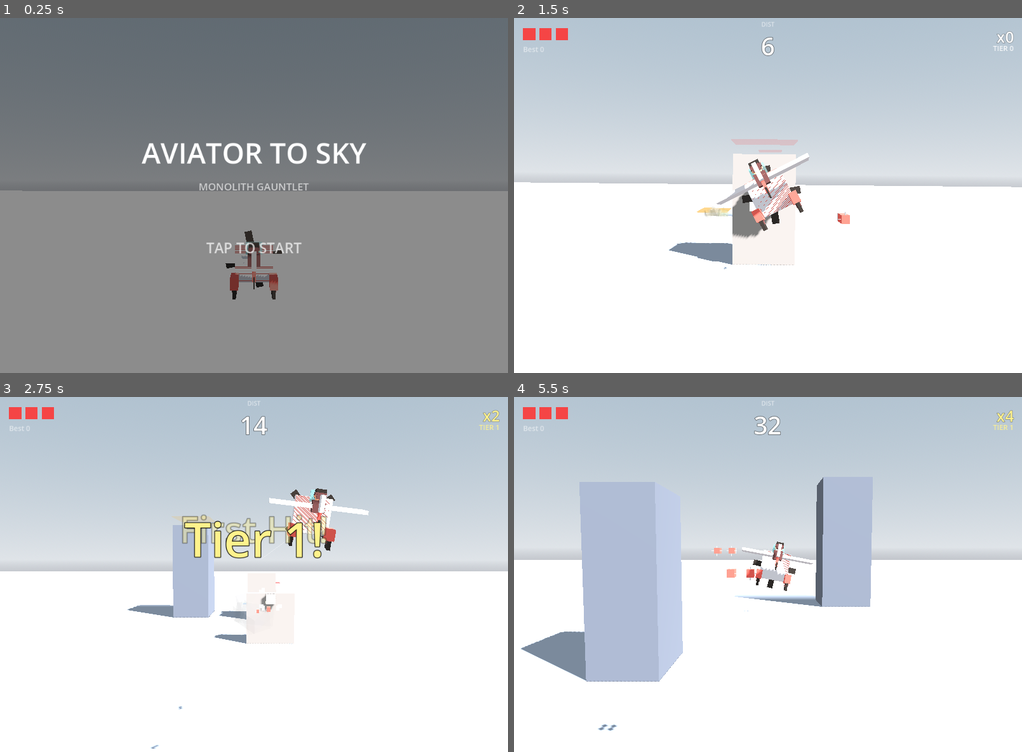
Above: before the commit, frames 1-4 (two rows, left to right).
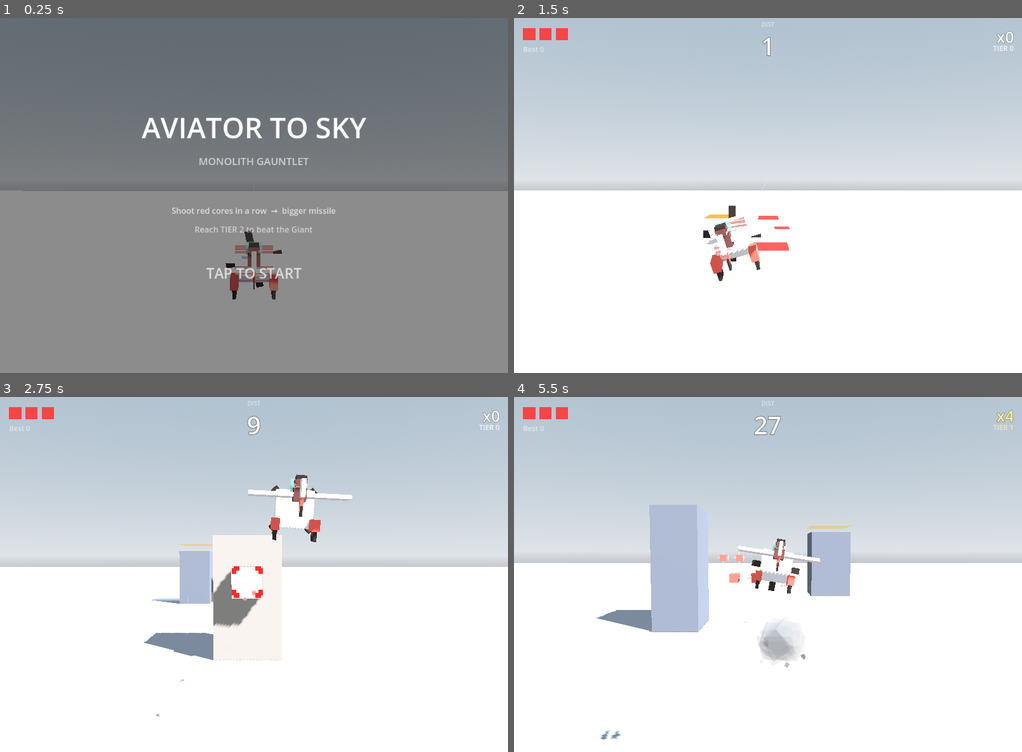
Above: after the commit, the same moments.

Repository: weathermanho/supercent
Game: Godot game, scene res://scenes/Main.tscn
Two runs of this game, one before a commit and one after it. Both use one fixed random seed, a clock stepped at 60 frames per second and the inputs below.
Inputs (mouse positions are in pixels of both pictures, inside the frame that each line leads up to):
- Up to frame 1 (0.25 s): no input
- Up to frame 2 (1.5 s): tap Enter at 0.5, 1.25 s; move the mouse to (879, 177) at 0.52 s; hold Right mouse button (fire_missle) 0.53-1.25 s; click (879, 177) at 0.67 s; drag from (666, 213) to (742, 266) at 1.27 s
- Up to frame 3 (2.75 s): move the mouse to (304, 496) at 2.02 s; hold Right mouse button (fire_missle) from 2.03 s (still down); click (304, 496) at 2.17 s
- Up to frame 4 (5.5 s): release Right mouse button (fire_missle) at 2.75 s; drag from (742, 645) to (615, 521) at 2.77 s; move the mouse to (920, 627) at 3.52 s; hold Right mouse button (fire_missle) 3.53-4.25 s; click (920, 627) at 3.67 s; drag from (615, 521) to (691, 485) at 4.27 s; move the mouse to (793, 574) at 5.02 s; hold Right mouse button (fire_missle) from 5.03 s (still down); click (793, 574) at 5.17 s

The runs differ from the first frame. In frame 1, 3.2% of the frame differs, in the area x 27-73%, y 28-74%; in frame 2, 5.3%; in frame 3, 8.2%; in frame 4, 15%, in the area x 0-100%, y 5-97%.

Commit message:
feat: 콤보 온보딩 + LOS 락온 차단 + 도달 범위 강제 + 단계별 페이싱
콤보 온보딩 (UX 빈틈 메우기):
- _show_moment에 subtitle 파라미터 추가.
- "First Hit!"에 "+1 COMBO" 부제 → 첫 명중 시 콤보 개념 무성 교수.
- 타이틀 화면 미니 가이드 2줄: "Shoot red cores in a row → bigger missile"
  / "Reach TIER 2 to beat the Giant".

LOS 락온 차단:
- _pick_candidate에서 안 부서지는 기둥이 비행기-코어 segment를 가로막으면
  후보 스킵 → 자동으로 다음 후보로 락. 보이는데 못 쏘는 좌절 제거.
- AABB slab test로 정밀 판정.

도달 범위 강제:
- 부서지는 콜로서스는 정면 레인(±120) — 측면 ±340 락아웃 해결.
- 안 부서지는 콜로서스만 측면 (장식).
- 군집 레인 ±220 → ±200, 스파이크 z 범위도 ±190으로 트림.
- 비행기 z 클램프(±200) 안으로 모든 부서지는 표적 강제.

단계별 페이싱 (GameConfig.stage_*):
- Stage 1 워밍업: 스폰 간격 30, 속도 0.85x
- Stage 2 분별:   22, 1.0x
- Stage 3 반사:   18, 1.1x
- Stage 4 하늘:   16, 1.2x
- Stage 5 혼돈:   14, 1.4x
- _tick_playing이 _current_stage로 인덱싱해 ennemies_speed +
  spawn_interval 자동 적용.

Co-Authored-By: Claude Opus 4.7 <noreply@anthropic.com>

Diff:
--- a/godot_project/scripts/GameConfig.gd
+++ b/godot_project/scripts/GameConfig.gd
@@ -71,9 +71,15 @@
 
 var ennemy_distance_tolerance: float = 10.0
 var ennemy_value: int = 10
+var base_ennemies_speed: float = 0.6                          # multiplied by stage
 var ennemies_speed: float = 0.6
 var ennemy_last_spawn: int = 0
-var distance_for_ennemies_spawn: int = 22   # forest with breathing room (was 16)
+var distance_for_ennemies_spawn: int = 22   # legacy; replaced by stage tables
+
+## Per-stage pacing — stage 1 (warmup) is slow + sparse; stage 5 (chaos) is fast
+## + dense. Driven by Main._tick_playing using _current_stage as the index.
+var stage_spawn_intervals: Array[int] = [30, 22, 18, 16, 14]
+var stage_speed_mults: Array[float] = [0.85, 1.0, 1.1, 1.2, 1.4]
 
 var status: int = STATUS_PLAYING
 
--- a/godot_project/scripts/Main.gd
+++ b/godot_project/scripts/Main.gd
@@ -183,6 +183,11 @@
 func _tick_playing(dt_ms: float) -> void:
 	var delta_s: float = dt_ms / 1000.0
 
+	# Drive stage-based pacing: stage 1 sparse+slow → stage 5 dense+fast.
+	var stage_idx: int = clampi(_current_stage - 1, 0, GameConfig.stage_spawn_intervals.size() - 1)
+	var spawn_interval: int = GameConfig.stage_spawn_intervals[stage_idx]
+	GameConfig.ennemies_speed = GameConfig.base_ennemies_speed * GameConfig.stage_speed_mults[stage_idx]
+
 	var d_int := floori(GameConfig.distance)
 
 	if d_int % GameConfig.distance_for_speed_update == 0 and d_int > GameConfig.speed_last_update:
@@ -190,7 +195,7 @@
 		GameConfig.target_base_speed += GameConfig.increment_speed_by_time * dt_ms
 
 	# Pillar-wave / giant spawn tick (was enemy spawn).
-	if d_int % GameConfig.distance_for_ennemies_spawn == 0 and d_int > GameConfig.ennemy_last_spawn:
+	if d_int % spawn_interval == 0 and d_int > GameConfig.ennemy_last_spawn:
 		GameConfig.ennemy_last_spawn = d_int
 		if director.consume_giant_due():
 			_construct_giant()
@@ -374,10 +379,11 @@
 
 
 ## A row of NORMAL pillars across z, deliberately leaving one open lane so the
-## formation is always passable. When `allow_ceiling`, each member rolls 35%
-## ceiling for vertical-dodge variety; when false, always ground.
+## formation is always passable. Lanes are trimmed to ±200 so they stay inside
+## the plane's reachable z (cores are never unreachable). When `allow_ceiling`,
+## each member rolls 35% ceiling for vertical-dodge variety.
 func _spawn_normal_cluster(count: int, allow_ceiling: bool = true) -> void:
-	var lanes: Array[float] = [-220.0, -130.0, -45.0, 45.0, 130.0, 220.0]
+	var lanes: Array[float] = [-200.0, -120.0, -45.0, 45.0, 120.0, 200.0]
 	lanes.shuffle()
 	var open_lane: int = int(randf() * lanes.size())
 	for i in mini(count, lanes.size()):
@@ -390,21 +396,26 @@
 
 func _spawn_spike_line(count: int, allow_ceiling: bool = true) -> void:
 	for i in count:
-		var z: float = -200.0 + randf() * 400.0
+		var z: float = -190.0 + randf() * 380.0    # ±190 → inside plane reach
 		var from_ceiling: bool = allow_ceiling and randf() < 0.35   # stalactite vs spike
 		_spawn_pillar(PillarScript.Kind.SPIKE, randf() < 0.7, SPAWN_X + i * 220.0, z, from_ceiling)
 
 
-## Colossi loom in a SIDE lane (never the centre) so they overwhelm the frame
-## without burying the chase camera in a dead-centre wall. `side`: -1/+1 forces
-## a side, 0 picks randomly. When `allow_ceiling`, ~30% hang from the ceiling
-## (image.png motif); when false, always ground (stages 1–3).
+## Colossi: an UNBREAKABLE one looms from a SIDE lane (frames the corridor,
+## doesn't bury the camera). A BREAKABLE one stands roughly center so its core
+## is inside the plane's reachable z range — otherwise the player would see a
+## target they can't physically line up on. When `allow_ceiling`, ~30% of side
+## colossi hang from the ceiling (image.png motif).
 func _spawn_colossus(breakable: bool, x: float, side: float, allow_ceiling: bool = true) -> void:
-	var s: float = side
-	if absf(s) < 0.5:
-		s = -1.0 if randf() < 0.5 else 1.0
-	var z: float = s * (340.0 + randf() * 130.0)
-	var from_ceiling: bool = allow_ceiling and randf() < 0.3
+	var z: float
+	if breakable:
+		z = -120.0 + randf() * 240.0   # inside plane reach (±~120)
+	else:
+		var s: float = side
+		if absf(s) < 0.5:
+			s = -1.0 if randf() < 0.5 else 1.0
+		z = s * (340.0 + randf() * 130.0)
+	var from_ceiling: bool = allow_ceiling and (not breakable) and randf() < 0.3
 	_spawn_pillar(PillarScript.Kind.COLOSSUS, breakable, x, z, from_ceiling)
 
 
@@ -562,9 +573,10 @@
 
 ## "Plane = crosshair" model: the candidate is whatever hittable thing is
 ## closest to the plane's current (y, z), with a mild forward-distance penalty
-## so closer pillars still win when proximity is similar. Move the plane
-## laterally inside a cluster → the candidate naturally shifts to the one
-## you're flying next to. A vulnerable giant takes priority over pillars.
+## so closer pillars still win when proximity is similar. Cores BLOCKED by an
+## unbreakable pillar in the line of fire are skipped, so the player never
+## locks onto something a fired missile can't physically reach. A vulnerable
+## giant takes priority over pillars.
 func _pick_candidate() -> Node3D:
 	for g in _targets:
 		if g.is_giant and g.position.x <= GIANT_VULNERABLE_X and g.position.x > airplane.position.x:
@@ -577,6 +589,8 @@
 		if pl.global_position.x <= airplane.position.x:
 			continue
 		var p: Vector3 = pl.core_world_pos()
+		if _is_los_blocked(p):
+			continue
 		var dy: float = p.y - airplane.position.y
 		var dz: float = p.z - airplane.position.z
 		var score: float = sqrt(dy * dy + dz * dz) \
@@ -585,6 +599,53 @@
 			best_score = score
 			best = pl
 	return best
+
+
+## True if any UNBREAKABLE solid pillar sits between the plane and `target` in
+## the AABB sense. Used to filter out cores whose shot would be blocked.
+func _is_los_blocked(target: Vector3) -> bool:
+	for pl in _pillars:
+		if not is_instance_valid(pl):
+			continue
+		if pl.breakable:
+			continue
+		if not pl.is_solid_hazard():
+			continue
+		if pl.global_position.x <= airplane.position.x:
+			continue
+		if pl.global_position.x >= target.x:
+			continue
+		if _seg_pillar_aabb_hits(airplane.position, target, pl):
+			return true
+	return false
+
+
+## Slab-test: does the segment a→b intersect the pillar's current AABB?
+func _seg_pillar_aabb_hits(a: Vector3, b: Vector3, pl: Node3D) -> bool:
+	var d: Vector3 = b - a
+	var cy: float = (pl.emerged_top_y + pl.emerged_bottom_y) * 0.5
+	var hy: float = (pl.emerged_top_y - pl.emerged_bottom_y) * 0.5
+	var center: Vector3 = Vector3(pl.global_position.x, cy, pl.global_position.z)
+	var half: Vector3 = Vector3(pl.w * 0.5, hy, pl.d * 0.5)
+	var t_min: float = 0.0
+	var t_max: float = 1.0
+	for i in 3:
+		if absf(d[i]) < 0.0001:
+			if absf(a[i] - center[i]) > half[i]:
+				return false
+			continue
+		var inv: float = 1.0 / d[i]
+		var t1: float = (center[i] - half[i] - a[i]) * inv
+		var t2: float = (center[i] + half[i] - a[i]) * inv
+		if t1 > t2:
+			var tmp: float = t1
+			t1 = t2
+			t2 = tmp
+		t_min = maxf(t_min, t1)
+		t_max = minf(t_max, t2)
+		if t_min > t_max:
+			return false
+	return true
 
 
 func _is_giant_node(node: Node3D) -> bool:
@@ -710,9 +771,11 @@
 
 	# Moment text — First Hit happens at most once per run; Tier Up at each new
 	# threshold. They land OVER the action so the player FEELS the milestone.
+	# First Hit teaches the COMBO concept with a "+1 COMBO" subtitle (the player
+	# learns that hitting cores grows a counter).
 	if not _seen_first_hit:
 		_seen_first_hit = true
-		_show_moment("First Hit!", Color(1.0, 0.95, 0.55), 72)
+		_show_moment("First Hit!", Color(1.0, 0.95, 0.55), 72, "+1 COMBO")
 	_bump_combo_widget()
 
 	var pos: Vector3 = pl.core_world_pos()
@@ -972,8 +1035,19 @@
 	vbox.add_child(sub)
 
 	var spacer := Control.new()
-	spacer.custom_minimum_size = Vector2(0, 60)
+	spacer.custom_minimum_size = Vector2(0, 44)
 	vbox.add_child(spacer)
+
+	# Mini-guide — silently teaches the core loop so the player knows what to
+	# do without a tutorial. Cheapest fix for the "what is combo?" UX hole.
+	var guide := _make_centered_label("Shoot red cores in a row  →  bigger missile", 16, Color(1, 1, 1, 0.7))
+	vbox.add_child(guide)
+	var guide2 := _make_centered_label("Reach TIER 2 to beat the Giant", 16, Color(1, 1, 1, 0.6))
+	vbox.add_child(guide2)
+
+	var spacer2 := Control.new()
+	spacer2.custom_minimum_size = Vector2(0, 28)
+	vbox.add_child(spacer2)
 
 	_tap_label = _make_centered_label("TAP TO START", 28, Color(1, 1, 1, 1))
 	vbox.add_child(_tap_label)
@@ -1145,8 +1219,31 @@
 
 ## Centered pop-up text that hangs for a beat and floats up out. Used for the
 ## key emotional beats — First Hit, Tier Up, Giant Down, Overcharge — so the
-## player FEELS the milestone instead of just seeing a number tick.
-func _show_moment(text: String, color: Color = Color(1, 1, 1, 1), font_size: int = 64) -> void:
+## player FEELS the milestone instead of just seeing a number tick. Optional
+## `subtitle` line below (smaller, dimmer) is used to TEACH on the first beat
+## (e.g. "+1 COMBO" under "First Hit!").
+func _show_moment(text: String, color: Color = Color(1, 1, 1, 1), font_size: int = 64,
+		subtitle: String = "") -> void:
+	# Outer Control anchored at upper-centre so animating its scale+alpha moves
+	# the whole stack (title + subtitle) together.
+	var holder := Control.new()
+	holder.anchor_left = 0.5; holder.anchor_right = 0.5
+	holder.anchor_top = 0.4; holder.anchor_bottom = 0.4
+	var w: float = 800.0; var h: float = 180.0
+	holder.offset_left = -w * 0.5; holder.offset_right = w * 0.5
+	holder.offset_top = -h * 0.5; holder.offset_bottom = h * 0.5
+	holder.pivot_offset = Vector2(w * 0.5, h * 0.5)
+	holder.modulate.a = 0.0
+	holder.scale = Vector2(0.3, 0.3)
+	holder.mouse_filter = Control.MOUSE_FILTER_IGNORE
+	hud.add_child(holder)
+
+	var vbox := VBoxContainer.new()
+	vbox.anchor_right = 1.0; vbox.anchor_bottom = 1.0
+	vbox.alignment = BoxContainer.ALIGNMENT_CENTER
+	vbox.add_theme_constant_override("separation", 4)
+	holder.add_child(vbox)
+
 	var l := Label.new()
 	l.text = text
 	l.add_theme_font_size_override("font_size", font_size)
@@ -1154,30 +1251,27 @@
 	l.add_theme_color_override("font_outline_color", Color(0, 0, 0, 1))
 	l.add_theme_constant_override("outline_size", 5)
 	l.horizontal_alignment = HORIZONTAL_ALIGNMENT_CENTER
-	l.vertical_alignment = VERTICAL_ALIGNMENT_CENTER
-	l.anchor_left = 0.5; l.anchor_right = 0.5
-	l.anchor_top = 0.4; l.anchor_bottom = 0.4
-	var w: float = 800.0; var h: float = 140.0
-	l.offset_left = -w * 0.5; l.offset_right = w * 0.5
-	l.offset_top = -h * 0.5; l.offset_bottom = h * 0.5
-	l.pivot_offset = Vector2(w * 0.5, h * 0.5)
-	l.modulate.a = 0.0
-	l.scale = Vector2(0.3, 0.3)
-	l.mouse_filter = Control.MOUSE_FILTER_IGNORE
-	hud.add_child(l)
+	vbox.add_child(l)
+
+	if subtitle != "":
+		var sub := Label.new()
+		sub.text = subtitle
+		sub.add_theme_font_size_override("font_size", int(font_size * 0.42))
+		sub.add_theme_color_override("font_color", Color(color.r, color.g, color.b, 0.92))
+		sub.add_theme_color_override("font_outline_color", Color(0, 0, 0, 0.85))
+		sub.add_theme_constant_override("outline_size", 3)
+		sub.horizontal_alignment = HORIZONTAL_ALIGNMENT_CENTER
+		vbox.add_child(sub)
 
 	var tw := create_tween()
-	# Phase 1 — pop in (back-out ease)
-	tw.tween_property(l, "modulate:a", 1.0, 0.12)
-	tw.parallel().tween_property(l, "scale", Vector2.ONE, 0.28) \
+	tw.tween_property(holder, "modulate:a", 1.0, 0.12)
+	tw.parallel().tween_property(holder, "scale", Vector2.ONE, 0.28) \
 		.set_trans(Tween.TRANS_BACK).set_ease(Tween.EASE_OUT)
-	# Phase 2 — hold
 	tw.tween_interval(0.7)
-	# Phase 3 — drift up + fade
-	tw.tween_property(l, "modulate:a", 0.0, 0.35)
-	tw.parallel().tween_property(l, "offset_top", l.offset_top - 30.0, 0.35)
-	tw.parallel().tween_property(l, "offset_bottom", l.offset_bottom - 30.0, 0.35)
-	tw.tween_callback(l.queue_free)
+	tw.tween_property(holder, "modulate:a", 0.0, 0.35)
+	tw.parallel().tween_property(holder, "offset_top", holder.offset_top - 30.0, 0.35)
+	tw.parallel().tween_property(holder, "offset_bottom", holder.offset_bottom - 30.0, 0.35)
+	tw.tween_callback(holder.queue_free)
 
 
 func _bump_combo_widget() -> void:
